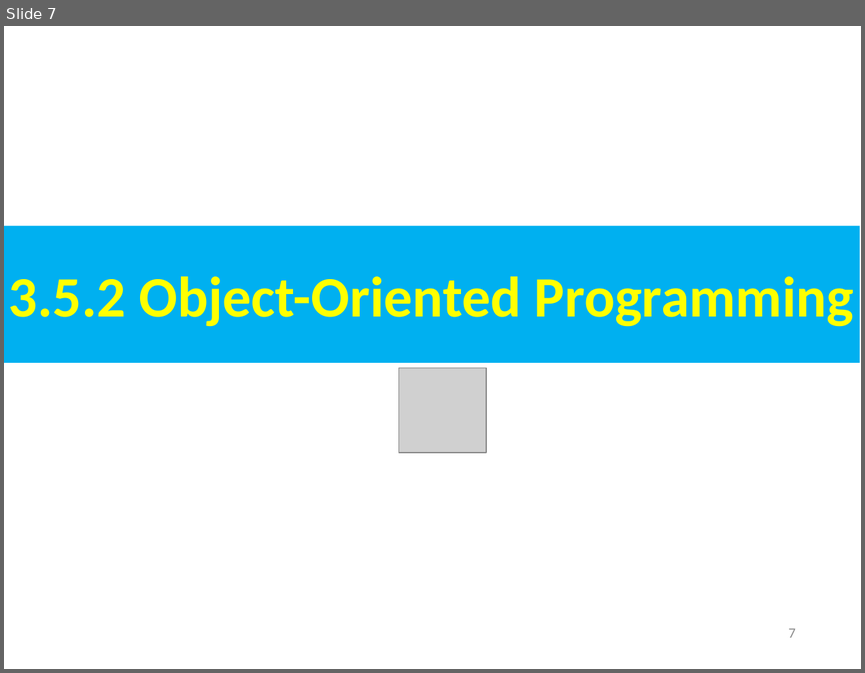
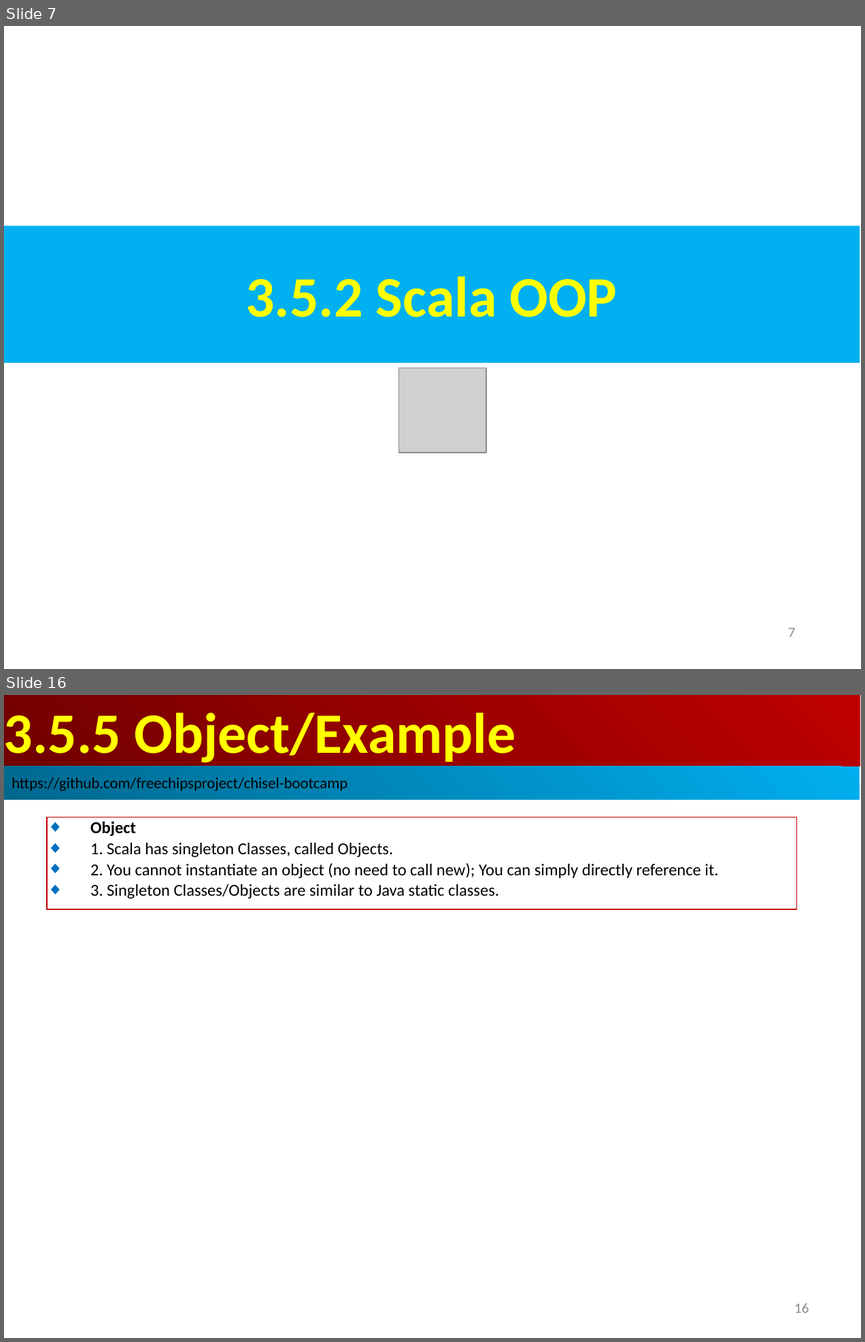
Before and after one commit to peterhchen/AIU_CS800_Chisel, a slide deck: 300_UCB_BC/003.5_OOP/000_Video/003.5_OOP.ppt. Shown one above the other, each under a label of ours: slide 7 before the commit, slides 7 and 16 after it; the slides between them are not shown. The pictures are 865x673 and 865x1342 pixels, drawn with LibreOffice and Linux fonts; fonts in the diff are those of the drawing; grey boxes stand for pictures. Boxes give left, top, right and bottom in pixels: in the first picture for what was removed or moved away, otherwise in the second. Text is boxed around its words. In the diff, an @@ line names an element or a change of style, - is before the commit and + after.

```diff
--- a/300_UCB_BC/003.5_OOP/000_Video/003.5_OOP.ppt
+++ b/300_UCB_BC/003.5_OOP/000_Video/003.5_OOP.ppt
@@ slide 16 added at (x1=4, y1=695, x2=861, y2=1338), background #FFFFFF @@
@@ rectangle added at (x1=4, y1=695, x2=860, y2=766), fill gradient #BF0000 to #710000, 48 pt, text #FFFF00, bold @@
+3.5.5 Object/Example
@@ rectangle added at (x1=4, y1=766, x2=859, y2=800), fill gradient #00AFEF to #00688E, 13 pt, text #000000 @@
+https://github.com/freechipsproject/chisel-bootcamp
@@ rectangle added at (x1=47, y1=817, x2=797, y2=909), outline #C00000 0.74 pt, 14 pt, text #000000 @@
+◆ Object
+◆ 1. Scala has singleton Classes, called Objects.
+◆ 2. You cannot instantiate an object (no need to call new); You can simply directly reference it.
+◆ 3. Singleton Classes/Objects are similar to Java static classes.
@@ page number added at (x1=794, y1=1303, x2=808, y2=1312), 12 pt, text #8B8B8B @@
+16
@@ slide 7 changed as well @@
@@ text in rectangle at (x1=245, y1=276, x2=617, y2=317): text changed @@
-3.5.2 Object-Oriented Programming
+3.5.2 Scala OOP
```
Also in this commit, not shown: 2 other slides changed, 27 other slides added.
